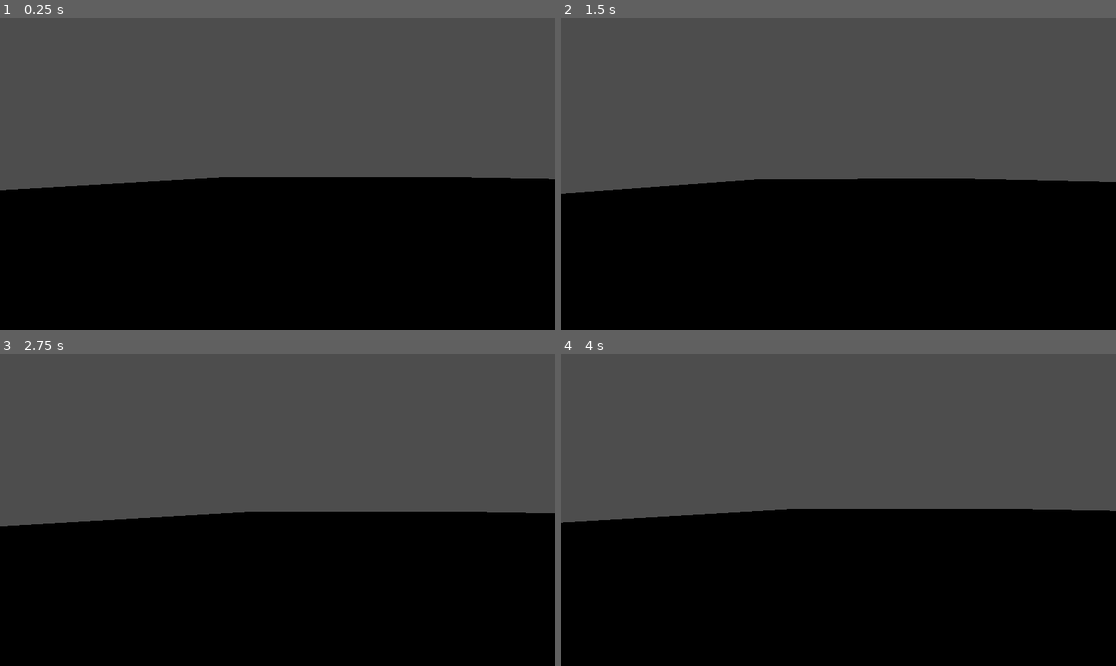
Above: before the commit, frames 1-4 (two rows, left to right).
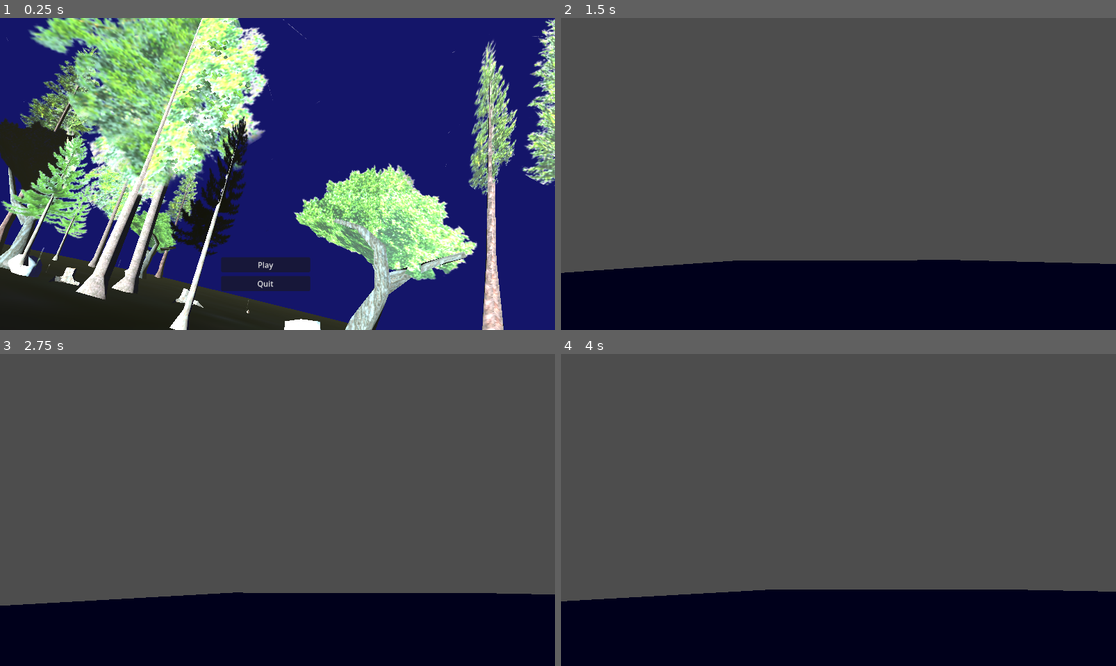
Above: after the commit, the same moments.

Repository: Kokojambobackend/newgithub
Game: Godot game, scene res://menu.tscn
Same seed, same stepped clock (60 frames per second), same inputs: the game is played once before the commit and once after it. Before the commit the project starts from res://main.tscn.
Inputs (mouse positions are in pixels of both pictures, inside the frame that each line leads up to):
- Up to frame 1 (0.25 s): no input
- Up to frame 2 (1.5 s): click (827, 264) at 0.5 s, where only the run after the commit has a clickable "Play"; tap Enter (ui_accept) at 1.25 s; move the mouse to (866, 174) at 1.27 s; hold Up (ui_up) from 1.28 s (still down); hold Space from 1.28 s (still down)
- Up to frame 3 (2.75 s): keep holding Up (ui_up); tap Enter (ui_accept) at 1.52, 2.27 s; move the mouse to (249, 510) at 2.02 s; release Space at 2.03 s; tap Space at 2.1 s
- Up to frame 4 (4 s): keep holding Up (ui_up); tap Enter (ui_accept) at 2.75, 3.77 s; move the mouse to (849, 503) at 2.77 s; hold Space 2.78-3.53 s; move the mouse to (832, 516) at 3.52 s; tap Space at 3.6 s

The runs differ from the first frame. In frame 1, 98% of the frame differs, in the area x 0-100%, y 0-100%; in frame 2, 47%; in frame 3, 48%; in frame 4, 49%.

Commit message:
Added menu and combat

Diff:
--- /dev/null
+++ b/button.gd
@@ -0,0 +1,10 @@
+extends Button
+
+
+
+func _on_pressed() -> void:
+	get_tree().change_scene_to_file("res://main.tscn")
+
+
+func _on_button_2_pressed() -> void:
+	get_tree().quit()
--- /dev/null
+++ b/camera_3d.gd
@@ -0,0 +1,4 @@
+extends Camera3D
+
+func _process(delta):
+	rotate_y(0.1 * delta)
--- /dev/null
+++ b/enemy.gd
@@ -0,0 +1,47 @@
+extends CharacterBody3D
+
+var weakness = "magic"
+var hp = 100
+var damage = 10
+
+
+@export var speed := 3.0
+@export var attack_range := 2.0
+
+var player
+var can_attack = true
+
+
+
+
+func _ready():
+	player = get_node("/root/Main/Player")
+
+func _physics_process(delta):
+	if player == null:
+		return
+
+	var distance = global_position.distance_to(player.global_position)
+
+	# Если далеко — идём к игроку
+	if distance > attack_range:
+		var direction = (player.global_position - global_position).normalized()
+		velocity = direction * speed
+		move_and_slide()
+
+	# Если близко — атакуем
+	else:
+		attack()
+
+func attack():
+	if not can_attack:
+		return
+
+	can_attack = false
+
+	player.hp -= damage
+	print("Игрок получил урон")
+
+	await get_tree().create_timer(1.5).timeout
+
+	can_attack = true
--- /dev/null
+++ b/enemy.tscn
@@ -0,0 +1,20 @@
+[gd_scene format=3 uid="uid://kx36tcor82sf"]
+
+[ext_resource type="Script" uid="uid://cdk02ww01a5k6" path="res://enemy.gd" id="1_7k104"]
+
+[sub_resource type="CylinderMesh" id="CylinderMesh_4gyqm"]
+
+[sub_resource type="StandardMaterial3D" id="StandardMaterial3D_7k104"]
+albedo_color = Color(0.8151441, 0, 0, 1)
+
+[sub_resource type="CylinderShape3D" id="CylinderShape3D_qi2p4"]
+
+[node name="enemy" type="CharacterBody3D" unique_id=2098724909]
+script = ExtResource("1_7k104")
+
+[node name="MeshInstance3D" type="MeshInstance3D" parent="." unique_id=1239418261]
+mesh = SubResource("CylinderMesh_4gyqm")
+surface_material_override/0 = SubResource("StandardMaterial3D_7k104")
+
+[node name="CollisionShape3D" type="CollisionShape3D" parent="." unique_id=1738783749]
+shape = SubResource("CylinderShape3D_qi2p4")
--- /dev/null
+++ b/fon.tscn
@@ -0,0 +1,3 @@
+[gd_scene format=3 uid="uid://cjqnj27hdbie8"]
+
+[node name="fon" type="Node3D" unique_id=1625014581]
--- a/main.tscn
+++ b/main.tscn
@@ -1,8 +1,12 @@
 [gd_scene format=3 uid="uid://l1dc8t8rtvpp"]
 
 [ext_resource type="PackedScene" uid="uid://cadcyi2osg084" path="res://player.tscn" id="1_ig7tw"]
+[ext_resource type="PackedScene" uid="uid://kx36tcor82sf" path="res://enemy.tscn" id="2_0xm2m"]
 
 [sub_resource type="BoxMesh" id="BoxMesh_ig7tw"]
+
+[sub_resource type="StandardMaterial3D" id="StandardMaterial3D_0xm2m"]
+albedo_color = Color(0.34117648, 0.4745098, 0.28627452, 1)
 
 [sub_resource type="BoxShape3D" id="BoxShape3D_ig7tw"]
 size = Vector3(1, 1, 1.0115967)
@@ -17,12 +21,16 @@
 transform = Transform3D(10, 0, 0, 0, 0.205, 0, 0, 0, 10, 0.6956274, 0.0941721, -10.887605)
 rotation_order = 0
 mesh = SubResource("BoxMesh_ig7tw")
+surface_material_override/0 = SubResource("StandardMaterial3D_0xm2m")
 
 [node name="CollisionShape3D" type="CollisionShape3D" parent="StaticBody3D" unique_id=1609828911]
 transform = Transform3D(10, 0, 0, 0, 0.2, 0, 0, 0, 10, 0.6898972, 0.10898667, -10.9402485)
 shape = SubResource("BoxShape3D_ig7tw")
 
 [node name="Player" parent="." unique_id=1418235385 instance=ExtResource("1_ig7tw")]
-transform = Transform3D(1, 0, 0, 0, 1, 0, 0, 0, 1, -39.51272, 5.1120057, -128.12143)
+transform = Transform3D(1, 0, 0, 0, 1, 0, 0, 0, 1, -33.77152, 3.8263955, -128.12143)
 rotation_order = 0
 axis_lock_linear_y = false
+
+[node name="enemy" parent="." unique_id=2098724909 instance=ExtResource("2_0xm2m")]
+transform = Transform3D(1, 0, 0, 0, 1, 0, 0, 0, 1, -30.497498, 4.945058, -126.38925)
--- /dev/null
+++ b/menu.tscn
@@ -0,0 +1,26 @@
+[gd_scene format=3 uid="uid://lm1rc8mr7au5"]
+
+[ext_resource type="Script" uid="uid://cf8rvvnnhtwyo" path="res://button.gd" id="1_lti8b"]
+[ext_resource type="PackedScene" uid="uid://cqfvvi11ujqvk" path="res://node_3d.tscn" id="2_ouk20"]
+
+[node name="Menu" type="Node2D" unique_id=1244319169]
+
+[node name="Button" type="Button" parent="." unique_id=1104376761]
+offset_left = 459.0
+offset_top = 497.0
+offset_right = 644.0
+offset_bottom = 528.0
+text = "Play"
+script = ExtResource("1_lti8b")
+
+[node name="Button2" type="Button" parent="." unique_id=656412060]
+offset_left = 459.0
+offset_top = 536.0
+offset_right = 644.0
+offset_bottom = 567.0
+text = "Quit"
+
+[node name="Node3D" parent="." unique_id=322838611 instance=ExtResource("2_ouk20")]
+
+[connection signal="pressed" from="Button" to="Button" method="_on_pressed"]
+[connection signal="pressed" from="Button2" to="Button" method="_on_button_2_pressed"]
--- /dev/null
+++ b/node_3d.tscn
@@ -0,0 +1,69 @@
+[gd_scene format=3 uid="uid://cqfvvi11ujqvk"]
+
+[ext_resource type="Texture2D" uid="uid://jsagvnhodfu1" path="res://PSX_Forest_Level_byStarkCrafts/PSX_ForestGround_Tex/PSX_Seamless_ForestWildGround_128px.png" id="1_noarx"]
+[ext_resource type="PackedScene" uid="uid://bfnt73eaye3x0" path="res://PSX_Forest_Level_byStarkCrafts/PSX_Forest_AssetCollection_byStarkCrafts.fbx" id="2_a0tk4"]
+[ext_resource type="Script" uid="uid://yo33tpvpvkwf" path="res://camera_3d.gd" id="3_a0tk4"]
+
+[sub_resource type="StandardMaterial3D" id="StandardMaterial3D_r3fl7"]
+albedo_texture = ExtResource("1_noarx")
+
+[sub_resource type="BoxMesh" id="BoxMesh_jka67"]
+
+[sub_resource type="BoxShape3D" id="BoxShape3D_i5arm"]
+
+[sub_resource type="Environment" id="Environment_wc5p8"]
+background_mode = 1
+background_color = Color(0, 0, 0.4491147, 1)
+fog_enabled = true
+fog_light_color = Color(0.14387436, 0.14704196, 0.087997064, 1)
+fog_light_energy = 2.11
+fog_density = 0.0103
+fog_sky_affect = 0.185
+
+[node name="Node3D" type="Node3D" unique_id=322838611]
+
+[node name="StaticBody3D" type="StaticBody3D" parent="." unique_id=281847939]
+transform = Transform3D(10, 0, 0, 0, 1, 0, 0, 0, 10, -0.0003297329, 0, 0)
+
+[node name="MeshInstance3D" type="MeshInstance3D" parent="StaticBody3D" unique_id=2059650010]
+transform = Transform3D(20, 0, 0, 0, 0.9999426, -0.21432234, 0, 0.010716117, 19.998852, 0.038288057, 0.034468055, 0.14216116)
+material_override = SubResource("StandardMaterial3D_r3fl7")
+mesh = SubResource("BoxMesh_jka67")
+
+[node name="CollisionShape3D" type="CollisionShape3D" parent="StaticBody3D" unique_id=1502847575]
+transform = Transform3D(20, 0, 0, 0, 1, 0, 0, 0, 20, 0.0003297329, 0, 0)
+shape = SubResource("BoxShape3D_i5arm")
+
+[node name="PSX_Forest_AssetCollection_byStarkCrafts" parent="." unique_id=1945203099 instance=ExtResource("2_a0tk4")]
+transform = Transform3D(0.99052864, 0, -0.13730624, 0, 1, 0, 0.13730624, 0, 0.99052864, 2.083499, 1.3975496, 0.7718911)
+
+[node name="PSX_Forest_AssetCollection_byStarkCrafts2" parent="." unique_id=1418561280 instance=ExtResource("2_a0tk4")]
+transform = Transform3D(-0.884181, -0.0013088271, -0.4671427, -0.0011474014, 0.99999917, -0.0006300333, 0.4671431, -2.1063313e-05, -0.88418174, 18.137161, 1.742599, -7.111782)
+
+[node name="PSX_Forest_AssetCollection_byStarkCrafts3" parent="." unique_id=1298282362 instance=ExtResource("2_a0tk4")]
+transform = Transform3D(0.92358494, 0.000818173, -0.38339305, -0.0011474014, 0.99999917, -0.0006300333, 0.3833922, 0.001021795, 0.9235851, 1.360611, 1.8597713, 26.181866)
+
+[node name="PSX_Forest_AssetCollection_byStarkCrafts4" parent="." unique_id=1464466336 instance=ExtResource("2_a0tk4")]
+transform = Transform3D(0.44274265, -5.6915047e-05, -0.89664876, -0.0011474014, 0.99999917, -0.0006300333, 0.8966481, 0.0013077587, 0.4427422, -28.376755, 1.8597713, -28.529568)
+
+[node name="PSX_Forest_AssetCollection_byStarkCrafts5" parent="." unique_id=1942362134 instance=ExtResource("2_a0tk4")]
+transform = Transform3D(-0.8624953, -0.0013084665, -0.5060632, -0.0011474012, 0.99999905, -0.0006300328, 0.50606376, 3.7256686e-05, -0.86249644, 32.54031, 0.48728228, 50.88147)
+
+[node name="PSX_Forest_AssetCollection_byStarkCrafts6" parent="." unique_id=32394565 instance=ExtResource("2_a0tk4")]
+transform = Transform3D(0.70351845, 0.0003594681, -0.7106773, -0.0011474012, 0.999999, -0.00063003274, 0.710676, 0.001258672, 0.70351815, 55.303394, 0.48728228, 2.6611195)
+
+[node name="PSX_Forest_AssetCollection_byStarkCrafts7" parent="." unique_id=1393188516 instance=ExtResource("2_a0tk4")]
+transform = Transform3D(-0.8774218, -0.0013089946, -0.4797175, -0.0011474012, 0.999999, -0.00063003274, 0.4797182, -2.376415e-06, -0.8774229, 70.85765, 0.48728228, 31.03997)
+
+[node name="WorldEnvironment" type="WorldEnvironment" parent="." unique_id=840798495]
+environment = SubResource("Environment_wc5p8")
+
+[node name="DirectionalLight3D" type="DirectionalLight3D" parent="." unique_id=1862635014]
+transform = Transform3D(1, 0, 0, 0, 1, 0, 0, 0, 1, 3.077179, 46.664032, 23.339865)
+light_color = Color(0.8909661, 0.9997384, 0.9999998, 1)
+light_energy = 16.0
+
+[node name="Camera3D" type="Camera3D" parent="." unique_id=138062231]
+transform = Transform3D(0.86741495, -0.011744151, 0.49744692, 0.21091293, 0.91414744, -0.346194, -0.45067406, 0.40521184, 0.7954221, 34.231953, 3.7597094, 16.933502)
+fov = 51.50167
+script = ExtResource("3_a0tk4")
--- a/player.gd
+++ b/player.gd
@@ -3,6 +3,8 @@
 var speed = 5.0
 var jump_velocity = 4.5
 var mouse_sens = 0.002
+var hp = 100
+var dead = false
 
 @onready var camera = $Camera3D
 
@@ -19,23 +21,20 @@
 	if not is_on_floor():
 		velocity += get_gravity() * delta
 
-	# Прыжок на пробел (KEY_SPACE)
 	if Input.is_key_pressed(KEY_SPACE) and is_on_floor():
 		velocity.y = jump_velocity
 
-	# Создаем вектор движения на основе физических клавиш WASD
 	var input_dir = Vector2.ZERO
 
-	if Input.is_key_pressed(KEY_A): # Влево
+	if Input.is_key_pressed(KEY_A):
 		input_dir.x -= 1
-	if Input.is_key_pressed(KEY_D): # Вправо
+	if Input.is_key_pressed(KEY_D):
 		input_dir.x += 1
-	if Input.is_key_pressed(KEY_W): # Вперед
+	if Input.is_key_pressed(KEY_W):
 		input_dir.y -= 1
-	if Input.is_key_pressed(KEY_S): # Назад
+	if Input.is_key_pressed(KEY_S):
 		input_dir.y += 1
 
-	# Считаем направление взгляда камеры, чтобы персонаж шел туда, куда смотрит
 	var direction = (transform.basis * Vector3(input_dir.x, 0, input_dir.y)).normalized()
 
 	if direction:
@@ -46,3 +45,12 @@
 		velocity.z = move_toward(velocity.z, 0, speed)
 
 	move_and_slide()
+
+func _process(delta):
+	if hp <= 0 and not dead:
+		die()
+
+func die():
+	dead = true
+	print("Игрок умер")
+	queue_free()
--- a/project.godot
+++ b/project.godot
@@ -11,7 +11,7 @@
 [application]
 
 config/name="project.godot"
-run/main_scene="uid://l1dc8t8rtvpp"
+run/main_scene="uid://lm1rc8mr7au5"
 config/features=PackedStringArray("4.6", "Forward Plus")
 config/icon="res://icon.svg"
 
Binary file added: PSX_Forest_Level_byStarkCrafts/PSX_ForestGround_Tex/PSX_Seamless_ForestDryGround_128px.png
Not shown, added: PSX_Forest_Level_byStarkCrafts/PSX_ForestGround_Tex/PSX_Seamless_ForestDryGround_128px.png.import
Binary file added: PSX_Forest_Level_byStarkCrafts/PSX_ForestGround_Tex/PSX_Seamless_ForestEarthGround_128px.png
Not shown, added: PSX_Forest_Level_byStarkCrafts/PSX_ForestGround_Tex/PSX_Seamless_ForestEarthGround_128px.png.import
Binary file added: PSX_Forest_Level_byStarkCrafts/PSX_ForestGround_Tex/PSX_Seamless_ForestGravel_Ground_128px.png
Not shown, added: PSX_Forest_Level_byStarkCrafts/PSX_ForestGround_Tex/PSX_Seamless_ForestGravel_Ground_128px.png.import
Binary file added: PSX_Forest_Level_byStarkCrafts/PSX_ForestGround_Tex/PSX_Seamless_ForestWildGround_128px.png
Not shown, added: PSX_Forest_Level_byStarkCrafts/PSX_ForestGround_Tex/PSX_Seamless_ForestWildGround_128px.png.import
Binary file added: PSX_Forest_Level_byStarkCrafts/PSX_ForestGround_Tex/PSX_Seamless_ShortForestGrass_128px.png
Not shown, added: PSX_Forest_Level_byStarkCrafts/PSX_ForestGround_Tex/PSX_Seamless_ShortForestGrass_128px.png.import
Binary file added: PSX_Forest_Level_byStarkCrafts/PSX_ForestGround_Tex/PSX_Seamless_WildForestClover_128px.png
Not shown, added: PSX_Forest_Level_byStarkCrafts/PSX_ForestGround_Tex/PSX_Seamless_WildForestClover_128px.png.import
(and 36 more such lines)
